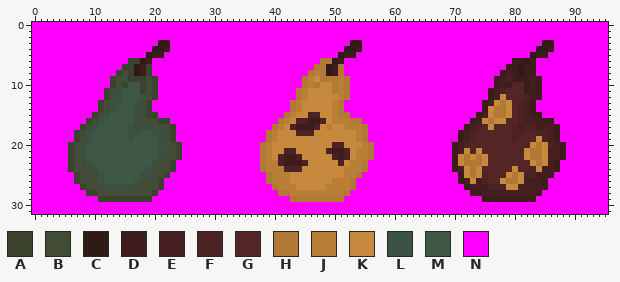
Sprite sheet -- theScientist/TileGame/TileGameContent/Sprite/Bjorn_Try_Fruit.png. The picture above was drawn from the file before the commit.
The file is 96x32 pixels. Colours within 5 levels of each other are drawn and written as one.
Palette (. is transparent): A #3b432f  B #434c36  C #2f1a15  D #3e1c1c  E #451f1f  F #4c2222  G #532525  H #b17935  J #b97f37  K #c6893e  L #3a5241  M #3e5845  N #ff00ff
New version:
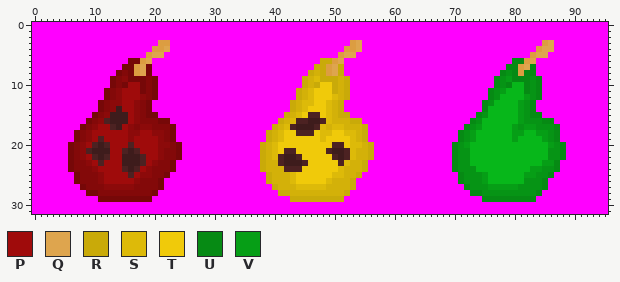
Colours new in this view: P #9f0b0b  Q #dea54e  R #c9aa09  S #ddba09  T #f0ca0a  U #068a14  V #069e16
Diff:
colour A: #3b432f -> #760808
colour B: #434c36 -> #830909
colour C: #2f1a15 -> #dc9d41
colour E: #451f1f -> #069415
colour G: #532525 -> #07b71a
colour J: #b97f37 -> #d3b109
colour L: #3a5241 -> #8c0a0a
Changed rows in their new state; - is a pixel that keeps its letter.
first column x 9:
 3 ---------------------------------------------Q-------------------------------Q--
 4 -------------Q-------------------------------Q------------------------------QQ--
 5 -----------QQ------------------------------QQ------------------------------QQ---
 6 ----------Q----------------------------RR-Q----------------------------UU-Q-----
 7 ---------Q----------------------------RR-QR---------------------------UU-QU-----
 8 ---------Q---------------------------R-R-QR--------------------------U-U-UU-----
 9 ------------------------------------R-SRRR-R------------------------U-VUUU-U----
10 -------PP---------------------------R-RTTR-R------------------------U-U--U-U----
11 ------PPP--------------------------R-STTTR-R-----------------------U-V---U-U----
12 ------PPP--------------------------R-STTTS-R-----------------------U-G---V-U----
13 ------PP--------------------------R-SSTTS-R-----------------------U-GGG-V-U-----
14 -----DPP--------------------------R-STTTS-R-----------------------UGGGG-V-U-----
15 ----DDDP-------------------------R-ST--TS-RR---------------------U-GGGG-V-UU----
16 ---FDDDP------------------------R-S-----S---RR------------------U-GGGG--V---UU--
17 --PPFDP------------------------R-S-----S-SS---R----------------U-V-G---V-VV---U-
18 -PPPPPP--PP-------------------R-STT---TSSTTSS-R---------------U-V------VV--VV-U-
19 -PFPPPP-PPPP------------------R-STTTTTTSTTTTS-R---------------U-V------V---GV-U-
20 PFDFPPPFPPPP-----------------R-STTTTTTTTT--TSS-R-------------U-V----------GGGV-U
21 FDDDPPFDFPPP-----------------R-ST--TTTTT----S--R-------------U-E-G-------GGGG--U
22 PFDFPPDDDFPP-----------------R-S----TTTTT---S--R-------------UEEGGG------GGGG--U
23 -PFPPPDDDFP------------------R-------TTTTT-S--R--------------UEEGGG-------GGVVU-
24 --PPPPFDFP-------------------R------TTTTTTS---R--------------U-EEG-----G--VV--U-
25 ---PPPPFP---------------------R---STTTTTTSS--R----------------UEEEV---GGGVV--U--
26 ---PPPPP----------------------R---STTTTTS---R-----------------U-E-V--GGGG---U---
27 -------------------------------R---SSSSS----R------------------U---VVVVV----U---
28 --------------------------------RR---------R--------------------UU---------U----
29 ----------------------------------RRRRRRRRR-----------------------UUUUUUUUU-----
Pixel boxes of the changes (left, top, right, bottom) in both pictures:
changed: (68, 40, 182, 202)
changed: (260, 40, 374, 202)
changed: (452, 40, 566, 202)
